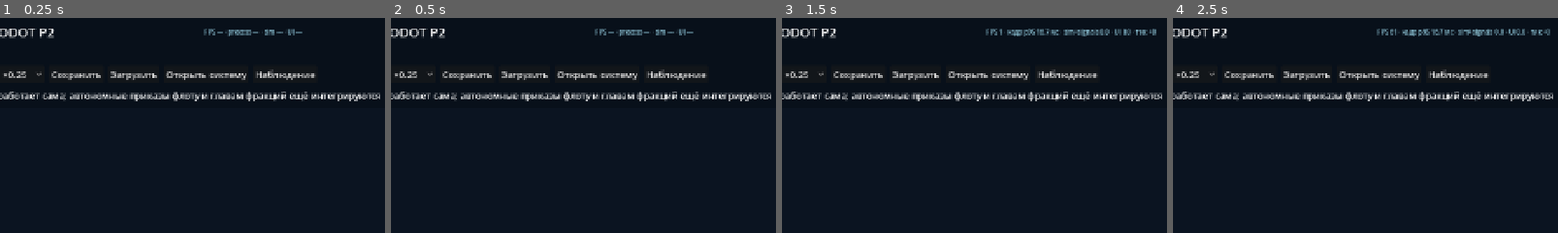
Above: before the commit, frames 1-4 (left to right).
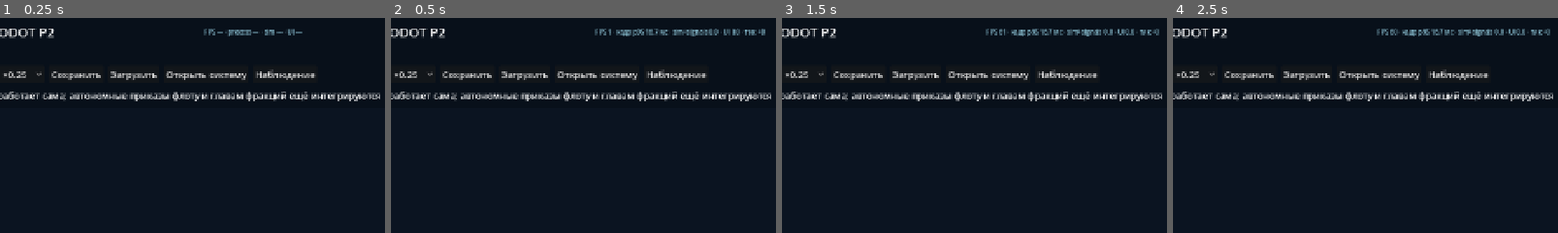
Above: after the commit, the same moments.

Repository: Mefits/Living-Sector
Game: Godot game, scene res://scenes/main.tscn
Two runs of this game, one before a commit and one after it. Both use one fixed random seed, a clock stepped at 60 frames per second and the inputs below.
Inputs:
- Up to frame 1 (0.25 s): no input
- Up to frame 2 (0.5 s): no input
- Up to frame 3 (1.5 s): click "Центрировать карту" at 0.5 s; click "Пауза" at 1.25 s
- Up to frame 4 (2.5 s): click "+1 тик" at 2 s
The pictures show only the part of the screen within x 17-67%, y 0-50%; the shares and areas given below are measured in that part.

Frame 1 is identical in both runs. In frame 2, 0.8% of the frame differs, in the area x 56-98%, y 4-9%; in frame 3, 0.8%; in frame 4, less than 0.1%.

Commit message:
perf(UI U1): measure true monotonic GUI frame latency, keep original delta untouched for simulation

Diff:
--- a/godot/scripts/main.gd
+++ b/godot/scripts/main.gd
@@ -44,6 +44,7 @@
 var _perf_label: Label
 var _ui_profile_log: bool = false
 var _ui_profile_log_elapsed: float = 0.0
+var _previous_process_start_usec: int = -1
 ## U6: all tick_completed signals are coalesced into the latest finished
 ## authoritative tick. SceneTree UI never runs inside advance_frame().
 var _pending_ui_tick: int = -1
@@ -544,6 +545,14 @@
 
 func _process(delta: float) -> void:
     var began: int = Time.get_ticks_usec()
+    # True monotonic time between GUI callbacks (including compositor and
+    # previous blocking tick), rather than a possibly smoothed Engine delta.
+    # N158 still receives ORIGINAL delta, preserving its time semantics.
+    var wall_frame_delta: float = delta
+    if _previous_process_start_usec >= 0:
+        wall_frame_delta = float(maxi(0,
+            began - _previous_process_start_usec)) / 1000000.0
+    _previous_process_start_usec = began
     var ticks_before: int = _runner.tick_count if _runner != null else 0
     var advance_usec: int = 0
     if _runner and _fatal_restore_error.is_empty():
@@ -551,12 +560,12 @@
         _runner.advance_frame(delta)
         advance_usec = maxi(0, Time.get_ticks_usec() - advance_start)
     var ui_start: int = Time.get_ticks_usec()
-    _flush_finished_tick_views(delta)
+    _flush_finished_tick_views(wall_frame_delta)
     var ui_usec: int = maxi(0, Time.get_ticks_usec() - ui_start)
     var process_usec: int = maxi(0, Time.get_ticks_usec() - began)
     var new_ticks: int = maxi(0, _runner.tick_count - ticks_before) if (
         _runner != null) else 0
-    _frame_profiler.capture(delta, process_usec, advance_usec, ui_usec, new_ticks)
+    _frame_profiler.capture(wall_frame_delta, process_usec, advance_usec, ui_usec, new_ticks)
     if _frame_profiler.display_due() and _perf_label != null:
         var report: Dictionary = _frame_profiler.summary()
         var drawing: Dictionary = _active_draw_profile()
@@ -582,7 +591,7 @@
             float(drawing.get("max_usec", 0)) / 1000.0,
             int(drawing.get("calls", 0))]
     if _ui_profile_log:
-        _ui_profile_log_elapsed += maxf(delta, 0.0)
+        _ui_profile_log_elapsed += maxf(wall_frame_delta, 0.0)
         if _ui_profile_log_elapsed >= 5.0:
             _ui_profile_log_elapsed = 0.0
             var output: Dictionary = _frame_profiler.summary()
